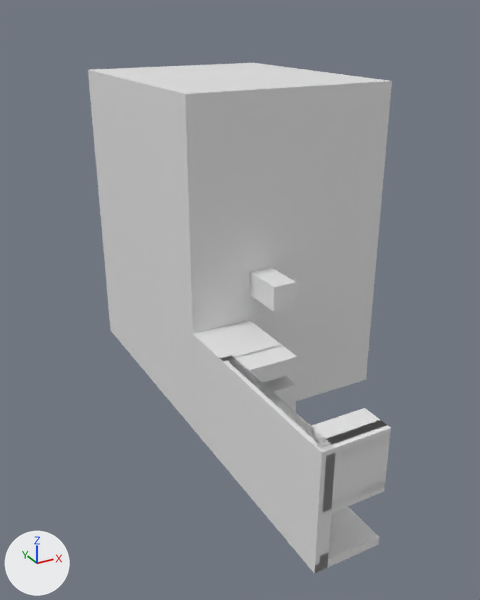
A saved change to the Blender file attachment2_backup/backup_0331.blend.
Rendered twice from a 50 mm lens placed at (-66.3, -94.7, 92.6), pointed at (7.4, 39.2, 25.6). Lighting does not change. The marker at lower left points along +X, +Y and +Z.

The scene before the commit, as lines of its bpy script (objects in view):
```python
me_cube = bpy.data.meshes.new('Cube')
me_cube.from_pydata(...)  # a box spanning x -1.0..1.0, y -1.0..1.0, z -1.0..1.0
me_cube_003 = bpy.data.meshes.new('Cube.003')
me_cube_003.from_pydata(...)  # a box spanning x -1.0..1.0, y -1.0..1.0, z -1.0..1.0
me_cube_004 = bpy.data.meshes.new('Cube.004')
me_cube_004.from_pydata(...)  # a box spanning x -1.0..1.0, y -1.0..1.0, z -1.0..1.0
me_cube_005 = bpy.data.meshes.new('Cube.005')
me_cube_005.from_pydata(...)  # a box spanning x -1.0..1.0, y -1.0..1.0, z -1.0..1.0
me_cube_006 = bpy.data.meshes.new('Cube.006')
me_cube_006.from_pydata(...)  # a box spanning x -1.0..1.0, y -1.0..1.0, z -1.0..1.0
me_cube_007 = bpy.data.meshes.new('Cube.007')
me_cube_007.from_pydata(...)  # a box spanning x -1.0..1.0, y -1.0..1.0, z -1.0..1.0
ob_cube = bpy.data.objects.new('Cube', me_cube_003)
ob_cube.location = (-0.6, 26.4, 8.6)
ob_cube.scale = (7.7, 8.0, 13.8)
ob_cube_001 = bpy.data.objects.new('Cube.001', me_cube_004)
ob_cube_001.location = (18.7, 66.7, 75.7)
ob_cube_001.scale = (27.0, 33.0, 1.0)
ob_cube_002 = bpy.data.objects.new('Cube.002', me_cube)
ob_cube_002.location = (-0.6, 47.7, 34.7)
ob_cube_002.scale = (7.7, 14.0, 40.0)
ob_cube_005 = bpy.data.objects.new('Cube.005', me_cube_005)
ob_cube_005.location = (26.4, 34.7, 34.7)
ob_cube_005.scale = (19.3, 1.0, 40.0)
ob_cube_006 = bpy.data.objects.new('Cube.006', me_cube_006)
ob_cube_006.location = (18.7, 98.7, 34.7)
ob_cube_006.scale = (27.0, 1.0, 40.0)
ob_cube_007 = bpy.data.objects.new('Cube.007', me_cube_007)
ob_cube_007.location = (-7.3, 79.7, 34.7)
ob_cube_007.scale = (1.0, 18.0, 40.0)
# also in view: 'main' at (-0.6, 0.7, 9.6); 'Cube.004' at (-6.8, 0.7, 8.6); '立方体.004' at (10.0, 32.7, 32.2); '立方体.001' at (-0.6, -17.0, 20.9); 'Cube.003' at (-0.6, 0.7, -4.3)
```
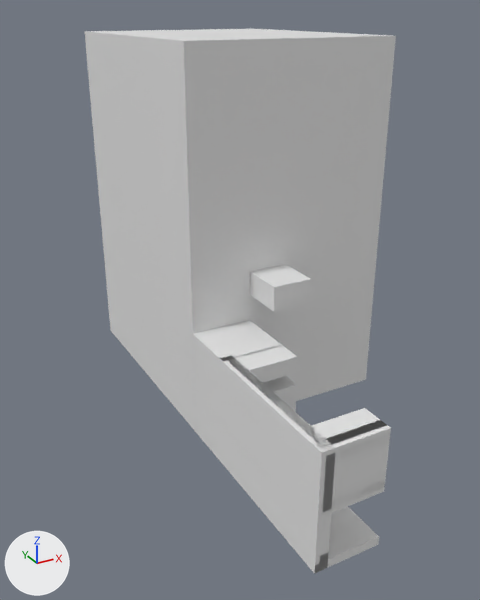
What differs and where, as boxes [x1, y1, x2, y2] in the pictures (480 x 600 px):
'Cube.005', moved, rescaled (14% taller)
    before: [250, 90, 391, 401]
    after: [250, 45, 395, 401]
'Cube.002', moved, rescaled (13% taller)
    before: [136, 90, 251, 431]
    after: [134, 45, 252, 431]
'Cube.007', moved, rescaled (6% wider, 13% taller)
    before: [91, 78, 154, 382]
    after: [87, 39, 154, 382]
'Cube.001', moved
    before: [88, 63, 392, 104]
    after: [85, 29, 396, 52]
'Cube.006', moved, rescaled
    before: [89, 77, 112, 332]
    after: [85, 39, 112, 332]

What the commit changed:
Object 'Cube.001' (ob_cube_001) moves from (18.7, 66.7, 75.7) to (18.7, 66.7, 85.7).
Object 'Cube.002' (ob_cube_002) moves from (-0.6, 47.7, 34.7) to (-0.6, 47.7, 39.7).
Object 'Cube.002' (ob_cube_002) is rescaled from (7.7, 14.0, 40.0) to (7.7, 14.0, 45.0).
Object 'Cube.005' (ob_cube_005) moves from (26.4, 34.7, 34.7) to (26.4, 34.7, 39.7).
Object 'Cube.005' (ob_cube_005) is rescaled from (19.3, 1.0, 40.0) to (19.3, 1.0, 45.0).
Object 'Cube.006' (ob_cube_006) moves from (18.7, 98.7, 34.7) to (18.7, 98.7, 39.7).
Object 'Cube.006' (ob_cube_006) is rescaled from (27.0, 1.0, 40.0) to (27.0, 1.0, 45.0).
Object 'Cube.007' (ob_cube_007) moves from (-7.3, 79.7, 34.7) to (-7.3, 79.7, 39.7).
Object 'Cube.007' (ob_cube_007) is rescaled from (1.0, 18.0, 40.0) to (1.0, 18.0, 45.0).
